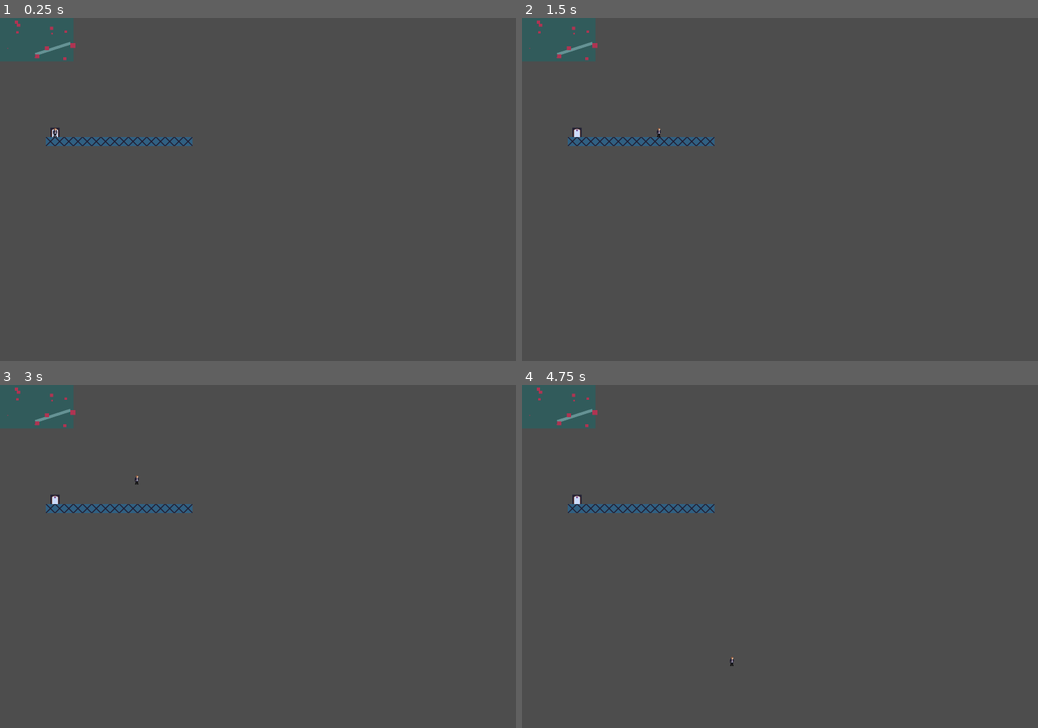
Above: before the commit, frames 1-4 (two rows, left to right).
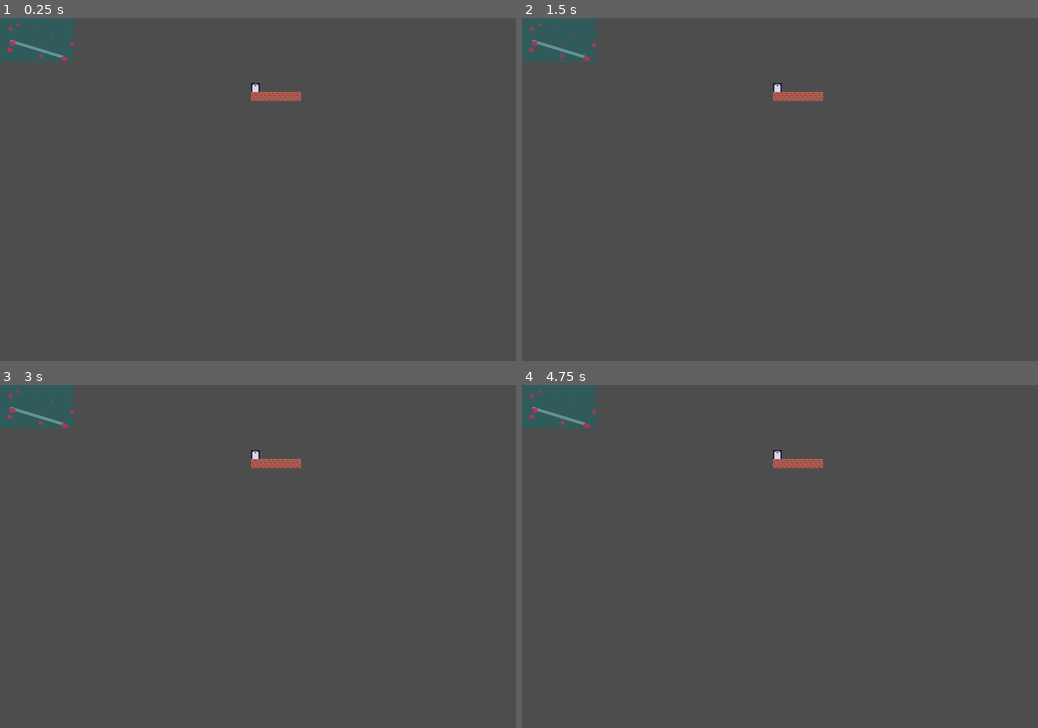
Above: after the commit, the same moments.

Repository: adamsocki/godot_city1
Game: Godot game, scene res://main.tscn
Same seed, same stepped clock (60 frames per second), same inputs: the game is played once before the commit and once after it.
Inputs:
- Up to frame 1 (0.25 s): no input
- Up to frame 2 (1.5 s): tap Enter (ui_accept) at 0.5, 0.77, 1.25 s; hold Right (ui_right) from 0.53 s (still down)
- Up to frame 3 (3 s): tap Enter (ui_accept) at 1.52, 2, 2.75 s; release Right (ui_right) at 2.03 s; hold Left (ui_left) 2.03-2.78 s; hold Right (ui_right) from 2.78 s (still down)
- Up to frame 4 (4.75 s): tap Enter (ui_accept) at 3.02, 3.5, 3.77, 4.25, 4.52 s; release Right (ui_right) at 4.28 s; hold Left (ui_left) from 4.28 s (still down)

The runs differ from the first frame. In frame 1, 1.3% of the frame differs, in the area x 1-59%, y 0-38%; in frame 2, 1.3%; in frame 3, 1.3%; in frame 4, 1.3%.

Commit message:
sync

Diff:
--- a/Subway/station.gd
+++ b/Station/station.gd
@@ -1,4 +1,4 @@
-extends Node
+extends Node2D
 class_name Station
 
 
@@ -16,6 +16,8 @@
 var stationID: int
 
 
+
+
 func _init(name_for_station: String, pos: Vector2):
 	world_location = pos
 	station_name = name_for_station
--- a/Station/station_generator.gd
+++ b/Station/station_generator.gd
@@ -1,5 +1,38 @@
 extends Node2D
 
+
+static var subway_station_names = [
+	"Maplewood Junction",
+	"Cedar Heights",
+	"Pinebrook",
+	"Willowdale",
+	"Birch Park",
+	"Oakridge",
+	"Elmwood",
+	"Aspen Grove",
+	"Spruce Meadows",
+	"Sycamore Central",
+	"Hawthorne Point",
+	"Magnolia Lane",
+	"Chestnut Grove",
+	"Redwood Terminal",
+	"Alderwood",
+	"Bluebell Gardens",
+	"Foxglove Station",
+	"Goldenrod Park",
+	"Lavender Heights",
+	"Thyme Square",
+	"Juniper Crossing",
+	"Cloverfield",
+	"Sunflower Plaza",
+	"Ivybridge",
+	"Heather Valley",
+	"Rosewood",
+	"Cypress Hill",
+	"Laurel Ridge",
+	"Fernwood",
+	"Poppyfield"
+]
 
 
 static func is_location_occupied(location_to_check : Vector2) -> bool:
@@ -21,32 +54,70 @@
 		station_location.x = randi_range(0, Global.world.world_size_x)
 		station_location.y = randi_range(0, Global.world.world_size_y)
 		to_create_station = is_location_occupied(station_location)
+
+	var stationScene = load("res://scenes/station.tscn")
+
 	var generated_station = Station.new("name",station_location)
 
+	stationScene.set_script(generated_station)
+	#var instance = stationScene.instantiate()
+	var doorLocation = Vector2(randi_range(0, Global.stationSize.x), randi_range(0,Global.stationSize.y))
+	#var doorReference = place_component("res://scenes/door.tscn", doorLocation, generated_station)
+	var scene = load("res://scenes/door.tscn")
+	var instance = scene.instantiate()
+	instance.position = doorLocation
+	generated_station.add_child(instance)
+
+	var doorSizeCollision : Vector2
+
+	if (instance.get_node("CollisionShape2D").shape is RectangleShape2D):
+		doorSizeCollision = instance.get_node("CollisionShape2D").shape.extents
+
+
+	for i in 10:
+		var floorTileScene = load("res://Station/FloorTile.tscn")
+		var floorTileSceneInstance = floorTileScene.instantiate()
+		if (floorTileSceneInstance.get_node("CollisionShape2D").shape is RectangleShape2D):
+			var floorTileSceneInstanceSize = floorTileSceneInstance.get_node("CollisionShape2D").shape.extents
+			floorTileSceneInstance.position = Vector2(doorLocation.x + (i * floorTileSceneInstanceSize.x ), doorLocation.y +  (floorTileSceneInstanceSize.y * 2))
+		generated_station.add_child(floorTileSceneInstance)
+
+
+	generated_station.name = get_random_name(subway_station_names)
 
 	return generated_station
 
 
 
+#static func place_component(scenePath: String) -> Node2D:
+	#var scene = load(scenePath)
+	#var instance = scene.instantiate()
+	##instance.position = componentPosition
+	##parent.add_child(instance)
+	#return instance
 
 
-static func place_component(scenePath: String, componentPosition: Vector2, parent: Node):
-	var scene = load(scenePath)
-	var instance = scene.instantiate()
-	instance.position = componentPosition
-	parent.add_child(instance)
+
+#func place_level_components():
+	#for i in 10:
+		##place_component("res://Station/FloorTile.tscn", Vector2(100 + (i * 32), 500), self)
+		#pass
+
+
+
+## Called when the node enters the scene tree for the first time.
+#func _ready():
+	#for i in 10:
+		##place_component("res://Station/FloorTile.tscn", Vector2(100 + (i * 32), 500), self)
+		#pass
+static func get_random_name(names: Array) -> String:
+	if names.size() == 0:
+		return ""
+	var random_index = randi() % names.size()
+	return names[random_index]
 
 
 
 
-
-
-# Called when the node enters the scene tree for the first time.
-func _ready():
-	for i in 10:
-		#place_component("res://Station/FloorTile.tscn", Vector2(100 + (i * 32), 500), self)
-		pass
-
-
 static func test():
 	print("test tool.levelGen")
--- /dev/null
+++ b/Station/station_manager.gd
@@ -0,0 +1,53 @@
+extends Node
+
+
+#var stations = []
+
+
+signal level_loaded(door_global_position: Vector2)
+
+func add_to_station_list(station: Station):
+	Global.world.stations.append(station)
+	Global.world.add_to_occupied_world_location(station.world_location)
+
+
+
+
+# Called when the node enters the scene tree for the first time.
+func init_station_manager():
+	var StationScene = load("res://scenes/station.tscn")
+	# CREATE RANDOM STATIONS
+	for a in 12:
+		var new_station = Tools.StationGenerator.generate_new_station()
+		#var newStationScene = StationScene.instantiate()
+		add_to_station_list(new_station)
+		#newStationScene.set_script(new_station)
+		#newStationScene
+		#add_child(new_station)
+
+
+func load_station(stationID: int, player: Node):
+	var firstLevel = Global.world.stations[stationID]
+	#var station = firstLevel.instantiate()
+	#var firstLevel = load("res://tileMap/1.tscn")
+	#var station = firstLevel.instantiate()
+	var station_door  = firstLevel.get_node("door") as Door
+	if (station_door != null):
+		##var player = load("res://scenes/station.tscn")
+		emit_signal("level_loaded", station_door.global_position)
+		#
+		#print("doorfound")
+	#add_child(station)
+	var current_scene = get_tree().current_scene
+	if current_scene:
+		current_scene.queue_free()
+	add_child(firstLevel)
+	#get_tree().root.add_child(firstLevel)
+	#get_tree().current_scene = firstLevel
+
+
+# Called every frame. 'delta' is the elapsed time since the previous frame.
+func update_station_manager(delta):
+	for station in Global.world.stations:
+		pass
+#		print(station.grid_location)
--- a/Subway/station_manager.gd
+++ /dev/null
@@ -1,29 +0,0 @@
-extends Node
-
-
-#var stations = []
-
-
-
-func add_to_station_list(station : Station):
-	Global.world.stations.append(station)
-	Global.world.add_to_occupied_world_location(station.world_location)
-
-
-
-
-
-# Called when the node enters the scene tree for the first time.
-func init_station_manager():
-
-	# CREATE RANDOM STATIONS
-	for a in 12:
-		var new_station = Tools.StationGenerator.generate_new_station()
-		add_to_station_list(new_station)
-
-
-# Called every frame. 'delta' is the elapsed time since the previous frame.
-func update_station_manager(delta):
-	for station in Global.world.stations:
-		pass
-#		print(station.grid_location)
--- a/main.gd
+++ b/main.gd
@@ -11,14 +11,22 @@
 	StationManager.init_station_manager()
 	SubwayManager.init_subway_manager(2)
 
-	levelManager = get_node("LevelManager") as LevelManager
 	var player = get_node("Player")
+	if player != null:
+		StationManager.connect("station_loaded", Callable(player, "on_station_loaded"))
 
-	if levelManager != null and player != null:
-		levelManager.connect("level_loaded", Callable(player, "_on_level_loaded"))
-		levelManager.InitLevel()
-	else:
-		print("LevelManager or Player node not found!")
+
+	#levelManager = get_node("LevelManager") as LevelManager
+	#var player = get_node("Player")
+	StationManager.load_station(0, player)
+
+
+#
+	#if levelManager != null and player != null:
+		#levelManager.connect("level_loaded", Callable(player, "_on_level_loaded"))
+		#levelManager.InitLevel()
+	#else:
+		#print("LevelManager or Player node not found!")
 
 	## RENDERING
 	WorldManager.init_world_display()
--- a/project.godot
+++ b/project.godot
@@ -20,7 +20,7 @@
 Global="*res://scripts/Global.gd"
 PlayerData="*res://scripts/player_data.gd"
 WorldManager="*res://Subway/world_manager.gd"
-StationManager="*res://Subway/station_manager.gd"
+StationManager="*res://Station/station_manager.gd"
 SubwayManager="*res://scripts/subway_manager.gd"
 EventBus="*res://scripts/Event_Bus.gd"
 Tools="*res://scripts/Tools.gd"
--- a/scenes/door.tscn
+++ b/scenes/door.tscn
@@ -4,7 +4,7 @@
 [ext_resource type="Texture2D" uid="uid://pjsg27of8fhb" path="res://images/door1.png" id="1_jowk4"]
 
 [sub_resource type="RectangleShape2D" id="RectangleShape2D_sw31g"]
-size = Vector2(20, 26)
+size = Vector2(20, 22)
 
 [node name="door" type="Area2D" groups=["door"]]
 script = ExtResource("1_fxg7d")
@@ -13,7 +13,7 @@
 texture = ExtResource("1_jowk4")
 
 [node name="CollisionShape2D" type="CollisionShape2D" parent="."]
-position = Vector2(0, 3)
+position = Vector2(0, 5)
 shape = SubResource("RectangleShape2D_sw31g")
 
 [connection signal="body_entered" from="." to="." method="_on_body_entered"]
--- a/scenes/station.tscn
+++ b/scenes/station.tscn
@@ -1,19 +1,7 @@
-[gd_scene format=3 uid="uid://cxha1gugtxhu4"]
+[gd_scene load_steps=2 format=3 uid="uid://cvyhspjncr4m0"]
+
+[ext_resource type="Script" path="res://Station/station.gd" id="1_inqta"]
 
 [node name="station" type="Node2D"]
 position = Vector2(2, 0)
-
-[node name="ColorRect" type="ColorRect" parent="."]
-anchors_preset = 8
-anchor_left = 0.5
-anchor_top = 0.5
-anchor_right = 0.5
-anchor_bottom = 0.5
-offset_right = 3.0
-offset_bottom = 3.0
-grow_horizontal = 2
-grow_vertical = 2
-scale = Vector2(0.972603, 0.905405)
-size_flags_horizontal = 6
-size_flags_vertical = 4
-color = Color(0.686275, 0.203922, 0.321569, 1)
+script = ExtResource("1_inqta")
--- /dev/null
+++ b/scenes/station_display.tscn
@@ -0,0 +1,19 @@
+[gd_scene format=3 uid="uid://cxha1gugtxhu4"]
+
+[node name="station" type="Node2D"]
+position = Vector2(2, 0)
+
+[node name="ColorRect" type="ColorRect" parent="."]
+anchors_preset = 8
+anchor_left = 0.5
+anchor_top = 0.5
+anchor_right = 0.5
+anchor_bottom = 0.5
+offset_right = 3.0
+offset_bottom = 3.0
+grow_horizontal = 2
+grow_vertical = 2
+scale = Vector2(0.972603, 0.905405)
+size_flags_horizontal = 6
+size_flags_vertical = 4
+color = Color(0.686275, 0.203922, 0.321569, 1)
--- a/scripts/Global.gd
+++ b/scripts/Global.gd
@@ -17,14 +17,25 @@
 
 var init_place_player
 
+var currentViewportSize : Vector2
+
+var stationSize : Vector2
+var stationSizeWidth
+var stationSizeHeight
+
 func _ready():
 	#init_place_player = true
+	stationSize = get_viewport().size
+
+	#stationSizeHeight = ProjectSettings.get_setting("display/window/size/height")
 	pass
 
 
 
 
 func _process(delta):
+
+	currentViewportSize = get_viewport().size
 	pass
 
 
--- a/scripts/player.gd
+++ b/scripts/player.gd
@@ -52,6 +52,6 @@
 
 
 
-func _on_level_loaded(door_position: Vector2):
+func _on_station_loaded(door_position: Vector2):
 	# Set the player's position to the door's position
 	global_position = door_position
--- a/scripts/station_gen_test.gd
+++ b/scripts/station_gen_test.gd
@@ -1,60 +1,60 @@
 extends Node
-class_name StationGenerator
-
-# Reference to the TileSet resource
-@export var station_tile_set: TileSet
-
-# Station size limits
-@export var min_width: int = 10
-@export var max_width: int = 20
-@export var min_height: int = 5
-@export var max_height: int = 10
-
-# Tile IDs (assuming you know the IDs or names in your TileSet)
-const TILE_FLOOR = 0
-const TILE_WALL = 1
-const TILE_PLATFORM = 2
-const TILE_TRACK = 3
-const TILE_ENTRANCE = 4
+#class_name StationGenerator
+#
+## Reference to the TileSet resource
+#@export var station_tile_set: TileSet
+#
+## Station size limits
+#@export var min_width: int = 10
+#@export var max_width: int = 20
+#@export var min_height: int = 5
+#@export var max_height: int = 10
+#
+## Tile IDs (assuming you know the IDs or names in your TileSet)
+#const TILE_FLOOR = 0
+#const TILE_WALL = 1
+#const TILE_PLATFORM = 2
+#const TILE_TRACK = 3
+#const TILE_ENTRANCE = 4
 
 
-func _init():
-	var station_tile_map = generate_station(Vector2(10,10))
-	if station_tile_map != null:
-		add_child(station_tile_map)
+#func _init():
+	#var station_tile_map = generate_station(Vector2(10,10))
+	#if station_tile_map != null:
+		#add_child(station_tile_map)
 
-func generate_station(station_location: Vector2) -> TileMap:
-	# Randomly determine station dimensions
-	var width = randi_range(min_width, max_width)
-	var height = randi_range(min_height, max_height)
-
-	# Create a new TileMap node
-	var tile_map = TileMap.new()
-	tile_map.tile_set = station_tile_set
-	#tile_map.cell_size = Vector2(32, 32)  # Adjust based on your tile size
-
-	# Generate the station layout
-	for x in range(width):
-		for y in range(height):
-			var tile_position = Vector2(x, y)
-			# Place walls around the perimeter
-			if x == 0 or x == width - 1 or y == 0 or y == height - 1:
-				tile_map.set_cell(0, tile_position, TILE_WALL)
-			else:
-				tile_map.set_cell(0, tile_position, TILE_FLOOR)
-
-	# Add platforms and tracks
-	# Assuming platforms are on one side and tracks next to them
-	var platform_y = height / 2
-	for x in range(1, width - 1):
-		tile_map.set_cell(0, Vector2(x, platform_y), TILE_PLATFORM)
-		tile_map.set_cell(0, Vector2(x, platform_y + 1), TILE_TRACK)
-
-	# Add entrance/exit
-	tile_map.set_cell(0, Vector2(width / 2, 0), TILE_ENTRANCE)  # Entrance at the top center
-	tile_map.set_cell(0, Vector2(width / 2, height - 1), TILE_ENTRANCE)  # Exit at the bottom center
-
-	# Position the TileMap in the world
-	tile_map.position = station_location * Vector2(32, 32) * Vector2(1, 1)  # Adjust as needed
-
-	return tile_map
+#func generate_station(station_location: Vector2) -> TileMap:
+	## Randomly determine station dimensions
+	#var width = randi_range(min_width, max_width)
+	#var height = randi_range(min_height, max_height)
+#
+	## Create a new TileMap node
+	#var tile_map = TileMap.new()
+	#tile_map.tile_set = station_tile_set
+	##tile_map.cell_size = Vector2(32, 32)  # Adjust based on your tile size
+#
+	## Generate the station layout
+	#for x in range(width):
+		#for y in range(height):
+			#var tile_position = Vector2(x, y)
+			## Place walls around the perimeter
+			#if x == 0 or x == width - 1 or y == 0 or y == height - 1:
+				#tile_map.set_cell(0, tile_position, TILE_WALL)
+			#else:
+				#tile_map.set_cell(0, tile_position, TILE_FLOOR)
+#
+	## Add platforms and tracks
+	## Assuming platforms are on one side and tracks next to them
+	#var platform_y = height / 2
+	#for x in range(1, width - 1):
+		#tile_map.set_cell(0, Vector2(x, platform_y), TILE_PLATFORM)
+		#tile_map.set_cell(0, Vector2(x, platform_y + 1), TILE_TRACK)
+#
+	## Add entrance/exit
+	#tile_map.set_cell(0, Vector2(width / 2, 0), TILE_ENTRANCE)  # Entrance at the top center
+	#tile_map.set_cell(0, Vector2(width / 2, height - 1), TILE_ENTRANCE)  # Exit at the bottom center
+#
+	## Position the TileMap in the world
+	#tile_map.position = station_location * Vector2(32, 32) * Vector2(1, 1)  # Adjust as needed
+#
+	#return tile_map
--- a/scripts/world_display_script.gd
+++ b/scripts/world_display_script.gd
@@ -11,17 +11,17 @@
 	for station in Global.world.stations:
 
 		# SET STATION TO WORLD
-		var station_load_to_map = load("res://scenes/station.tscn").instantiate()
-		station_load_to_map.name = "pizza"
+		var station_display_load_to_map = load("res://scenes/station_display.tscn").instantiate()
+		station_display_load_to_map.name = "pizza"
 
 		#SET STATION POSITION ON MAP_GUI
 		var scaledVector = Vector2(station.world_location.x * scaleFactor.x, station.world_location.y * scaleFactor.y)
-		station_load_to_map.position = scaledVector
+		station_display_load_to_map.position = scaledVector
 
-		station_load_to_map.get_child(0).size.x *= station.nearby_population / 300
-		station_load_to_map.get_child(0).size.y *= station.nearby_population / 300
+		station_display_load_to_map.get_child(0).size.x *= station.nearby_population / 300
+		station_display_load_to_map.get_child(0).size.y *= station.nearby_population / 300
 		# ADD STATION AS CHILDREN
-		$Map_Viewer.add_child(station_load_to_map)
+		$Map_Viewer.add_child(station_display_load_to_map)
 
 func _draw():
 	var scaleFactor = Vector2($Map_Viewer.get_size().x / Global.world.world_size_x, $Map_Viewer.get_size().y / Global.world.world_size_y)
